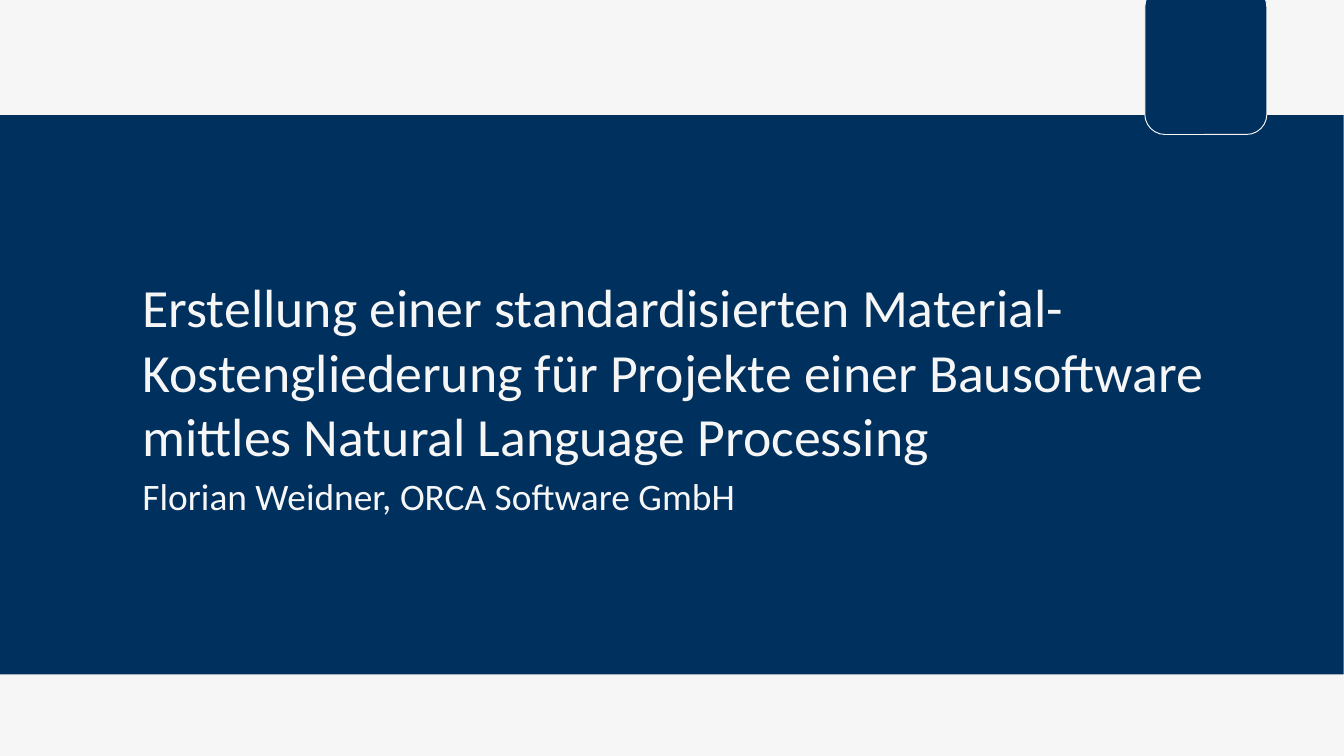
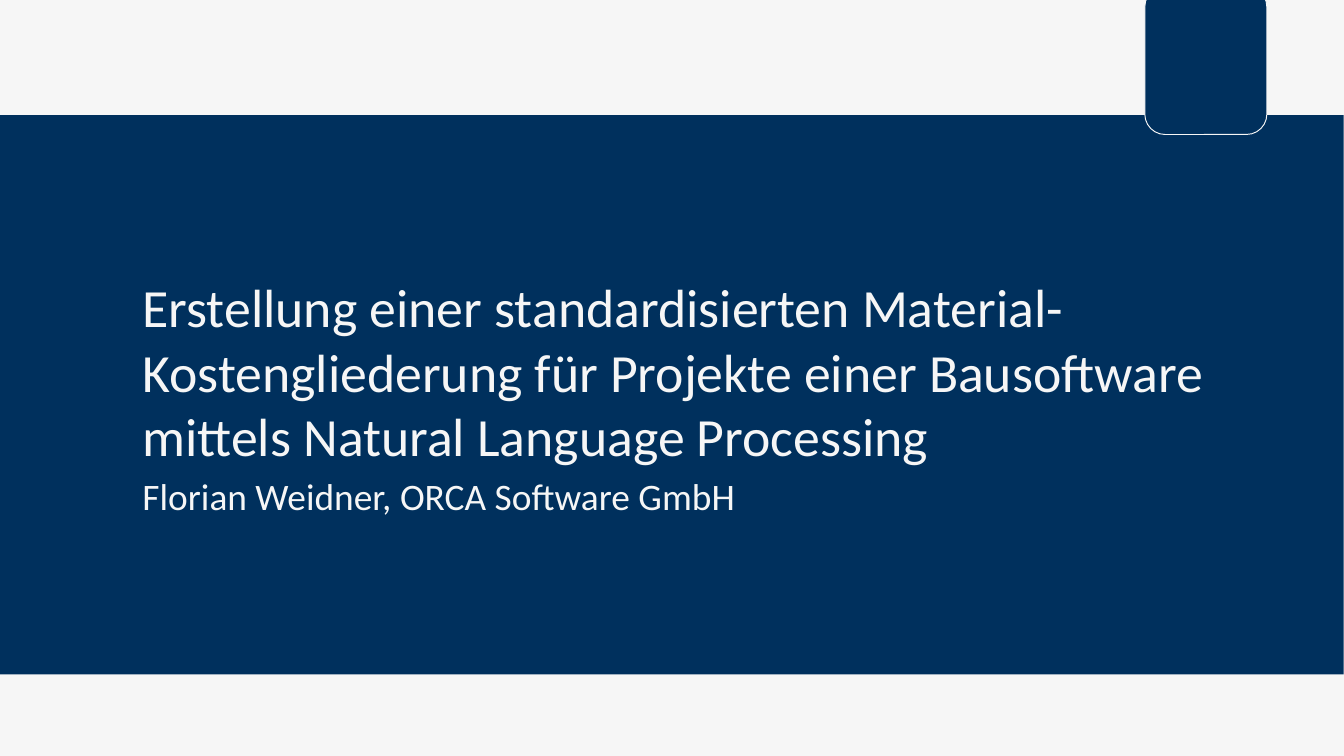
Before and after one commit to FlowBYRN/BaMaterialStandartisation, a slide deck: slide 2 of documents/Verteidigung.pptx. Drawn at 1344x756 pixels with LibreOffice and Linux fonts; fonts in the diff are those of the drawing; background and template pictures are left out. Boxes give left, top, right and bottom in pixels: in the first picture for what was removed or moved away, otherwise in the second. Text is boxed around its words. In the diff, an @@ line names an element or a change of style, - is before the commit and + after.

```diff
--- a/documents/Verteidigung.pptx
+++ b/documents/Verteidigung.pptx
@@ title at bbox=[142, 289, 1203, 466]: text changed @@
-Erstellung einer standardisierten Material-Kostengliederung für Projekte einer Bausoftware mittles Natural Language Processing
+Erstellung einer standardisierten Material-Kostengliederung für Projekte einer Bausoftware mittels Natural Language Processing
```
Also in this commit, not shown: 13 other slides changed, 22 slides added, 14 slides removed, 1 other file.
